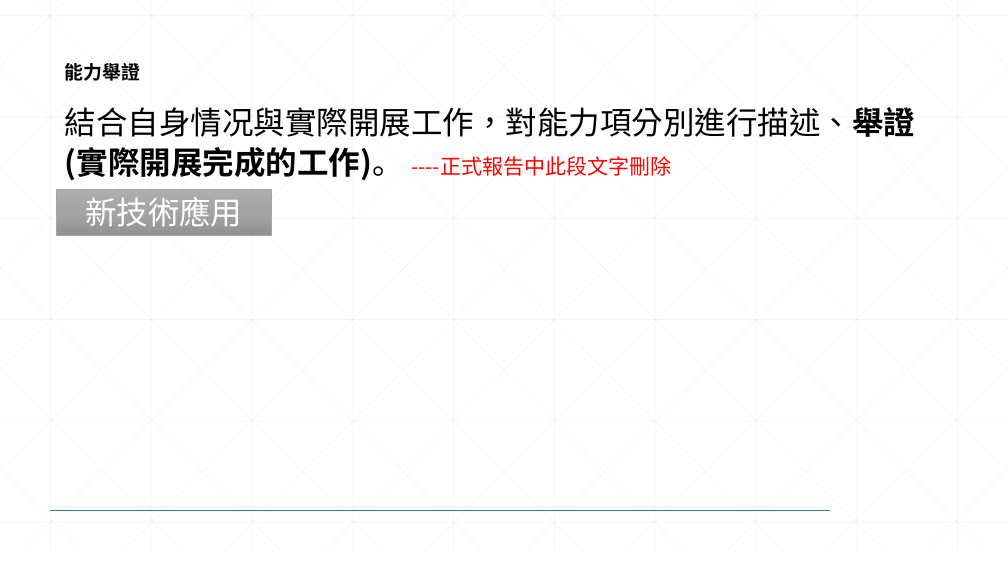
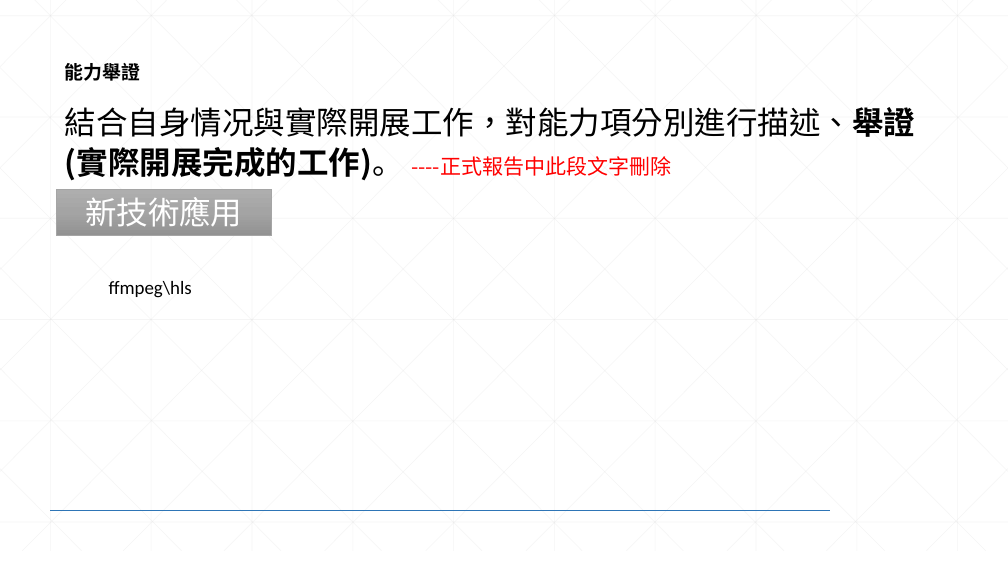
Before and after one commit to scfhao/Notebook, a slide deck: slide 4 of 附件4：技術職認證參評報告-2-1&2-2研發工程師.pptx. Drawn at 1008x567 pixels with LibreOffice and Linux fonts; fonts in the diff are those of the drawing; background and template pictures are left out. Boxes give left, top, right and bottom in pixels: in the first picture for what was removed or moved away, otherwise in the second. Text is boxed around its words. In the diff, an @@ line names an element or a change of style, - is before the commit and + after.

```diff
--- a/附件4：技術職認證參評報告-2-1&2-2研發工程師.pptx
+++ b/附件4：技術職認證參評報告-2-1&2-2研發工程師.pptx
@@ text added at (109,281,192,298), 18 pt, text #000000 @@
+ffmpeg\hls
```
Also in this commit, not shown: 2 other slides changed, 1 other file.
